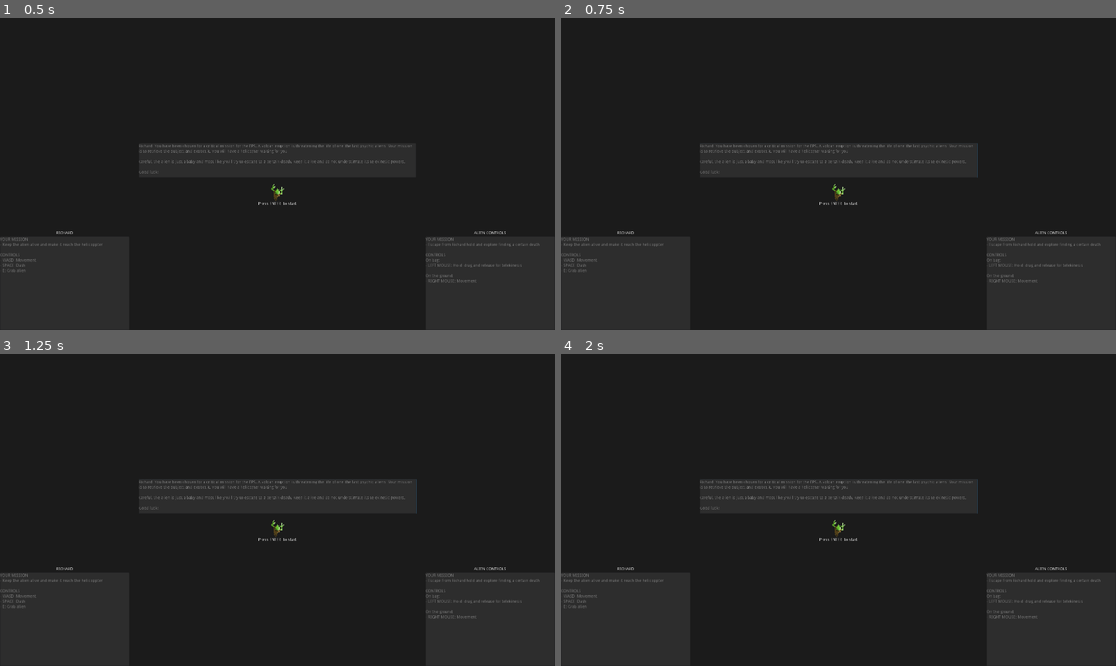
Above: before the commit, frames 1-4 (two rows, left to right).
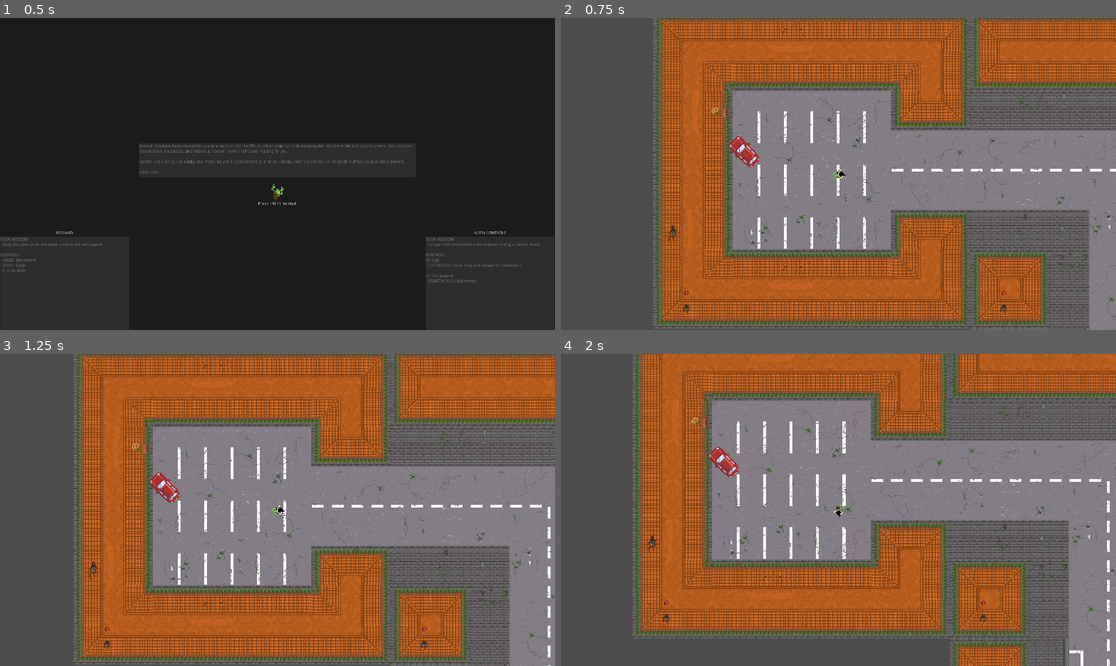
Above: after the commit, the same moments.

Repository: ricargoes/EndangeredPsychicSpecies
Game: Godot game, scene res://level/Welcome.tscn
The game is run twice, just before and just after one commit, with the same random seed, the same clock (stepped at 60 frames per second) and the same inputs.
Inputs (mouse positions are in pixels of both pictures, inside the frame that each line leads up to):
- Up to frame 1 (0.5 s): no input
- Up to frame 2 (0.75 s): tap Enter (ui_accept) at 0.5 s; move the mouse to (960, 158) at 0.52 s; hold D (carrier_move_right) from 0.53 s (still down); hold Enter (ui_accept) from 0.53 s (still down); click (960, 158) at 0.67 s
- Up to frame 3 (1.25 s): keep holding D (carrier_move_right); keep holding Enter (ui_accept)
- Up to frame 4 (2 s): move the mouse to (727, 525) at 1.27 s; release D (carrier_move_right) at 1.28 s; release Enter (ui_accept) at 1.28 s; hold S (carrier_move_down) from 1.28 s (still down); click (727, 525) at 1.35 s; tap Enter (ui_accept) at 1.52, 1.55, 1.82 s

Frame 1 is identical in both runs. In frame 2, 99% of the frame differs, in the area x 0-100%, y 0-100%; in frame 3, 99%; in frame 4, 99%.

Commit message:
Typo calling level

Diff:
--- a/level/Welcome.gd
+++ b/level/Welcome.gd
@@ -7,4 +7,4 @@
 	if event.is_action_pressed("ui_cancel"):
 		get_tree().quit()
 	elif event.is_action_pressed("ui_accept"):
-		get_tree().change_scene("res://level/ProGenLevel.tscn")
+		get_tree().change_scene("res://level/ProcGenLevel.tscn")
